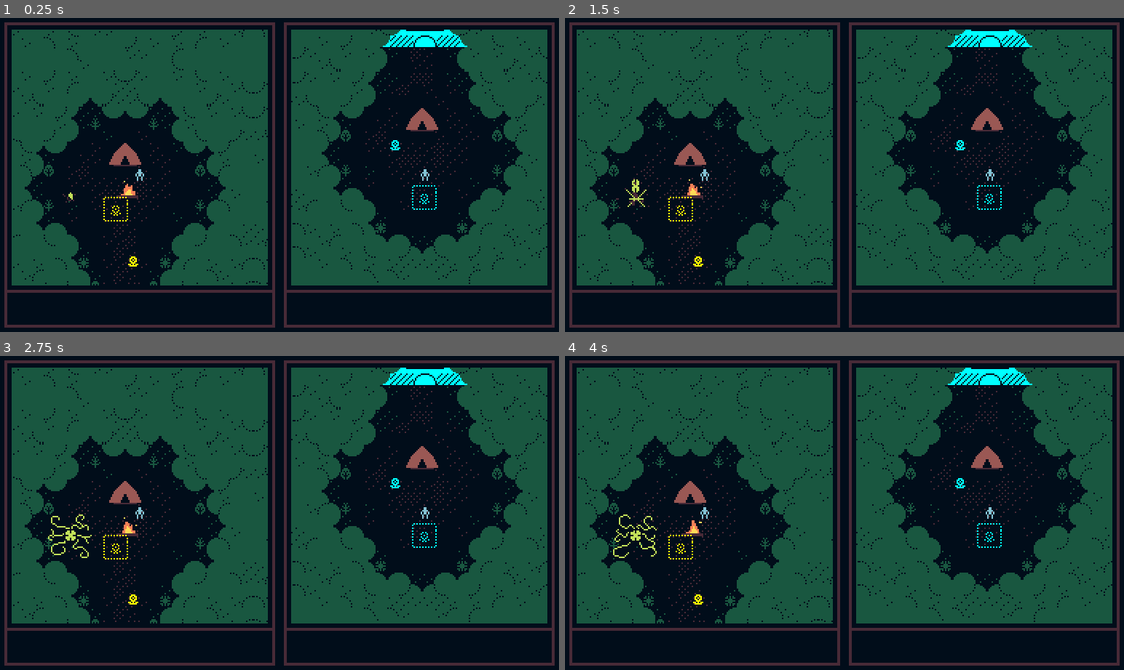
Above: before the commit, frames 1-4 (two rows, left to right).
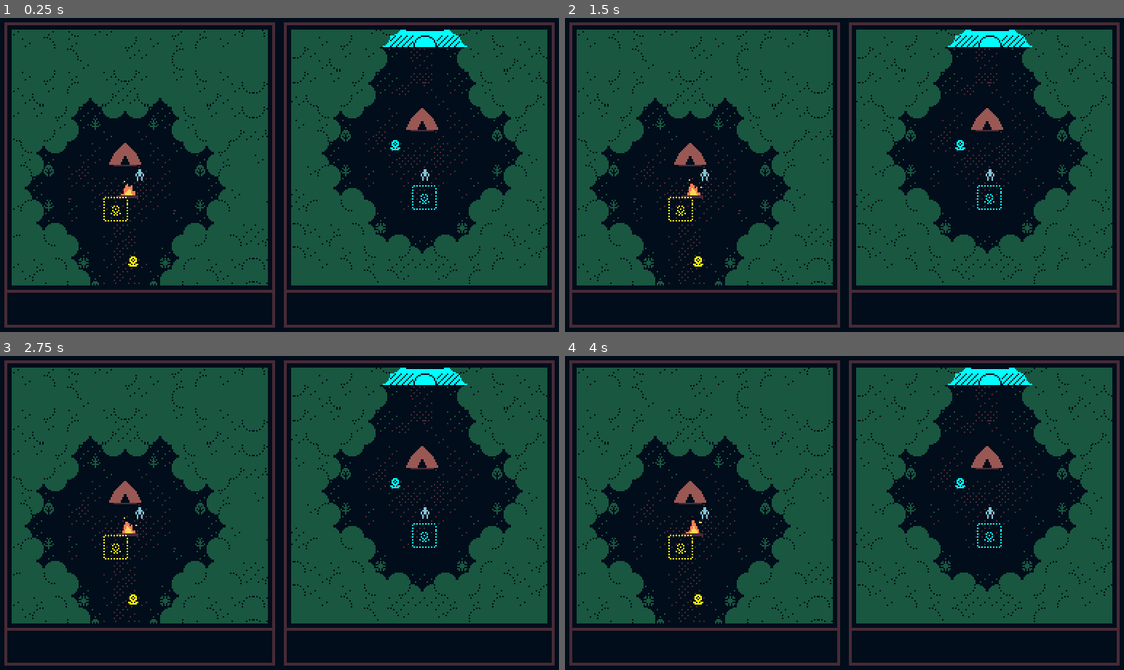
Above: after the commit, the same moments.

Repository: FablabMurat/LostSpring
Game: Godot game, scene res://Scenes/main.tscn
Two runs of this game, one before a commit and one after it. Both use one fixed random seed, a clock stepped at 60 frames per second and the inputs below.
Inputs:
- Up to frame 1 (0.25 s): no input
- Up to frame 2 (1.5 s): tap Enter at 0.5 s
- Up to frame 3 (2.75 s): no input
- Up to frame 4 (4 s): tap Space at 2.75 s

The runs differ from the first frame. In frame 1, less than 0.1% of the frame differs, in the area x 11-77%, y 20-62%; in frame 2, 0.1%; in frame 3, 0.2%, in the area x 8-77%, y 20-65%; in frame 4, 0.2%.
Error after the commit: Parse Error: Expected identifier after "." for attribute access. (res://Scripts/player.gd:114)

Commit message:
fix the monster to have mutltiple instances

Diff:
--- /dev/null
+++ b/lostspring-Godot/Assets/Sprites/Animations/text.tres
@@ -0,0 +1,32 @@
+[gd_resource type="SpriteFrames" load_steps=5 format=3 uid="uid://c3uqoiwn8p5ok"]
+
+[ext_resource type="Texture2D" uid="uid://c80q1g71jmaq1" path="res://Assets/Sprites/playerFrame192x216.png" id="1_juprj"]
+
+[sub_resource type="AtlasTexture" id="AtlasTexture_nngk0"]
+atlas = ExtResource("1_juprj")
+region = Rect2(0, 0, 192, 216)
+
+[sub_resource type="AtlasTexture" id="AtlasTexture_daacq"]
+atlas = ExtResource("1_juprj")
+region = Rect2(192, 0, 192, 216)
+
+[sub_resource type="AtlasTexture" id="AtlasTexture_22bth"]
+atlas = ExtResource("1_juprj")
+region = Rect2(384, 0, 192, 216)
+
+[resource]
+animations = [{
+"frames": [{
+"duration": 1.0,
+"texture": SubResource("AtlasTexture_nngk0")
+}, {
+"duration": 1.0,
+"texture": SubResource("AtlasTexture_daacq")
+}, {
+"duration": 1.0,
+"texture": SubResource("AtlasTexture_22bth")
+}],
+"loop": true,
+"name": &"default",
+"speed": 5.0
+}]
--- a/lostspring-Godot/Scenes/level_1.tscn
+++ b/lostspring-Godot/Scenes/level_1.tscn
@@ -24,6 +24,9 @@
 [node name="Player2" parent="." instance=ExtResource("1_dehm5")]
 position = Vector2(472, 4688)
 speed = 100
+
+[node name="Timer" type="Timer" parent="Player2"]
+wait_time = 0.2
 
 [node name="flowerHolderYellow" parent="." instance=ExtResource("3_1edhd")]
 position = Vector2(448, 96)
@@ -125,13 +128,26 @@
 position = Vector2(432, 104)
 script = ExtResource("5_0fg1x")
 
+[node name="Monster2" parent="." instance=ExtResource("7_8u10c")]
+z_index = 1
+position = Vector2(504, 112)
+script = ExtResource("5_0fg1x")
+
+[node name="Monster3" parent="." instance=ExtResource("7_8u10c")]
+z_index = 1
+position = Vector2(472, 4624)
+script = ExtResource("5_0fg1x")
+
 [node name="Terrain1" parent="." instance=ExtResource("7_a2lme")]
 z_index = -2
 texture_filter = 1
 position = Vector2(544, 2496)
+metadata/_edit_lock_ = true
 
 [connection signal="timeout" from="Player1/Timer" to="Player1" method="_on_timer_timeout"]
+[connection signal="timeout" from="Player2/Timer" to="Player2" method="_on_timer_timeout"]
 [connection signal="_entered" from="flowerHolderYellow" to="Player1" method="_on_flower_holder__entered"]
+[connection signal="_entered" from="flowerHolderYellow" to="Player2" method="_on_flower_holder_yellow__entered"]
 [connection signal="body_entered" from="flowerHolderYellow" to="flowerHolderYellow" method="_on_body_entered"]
 [connection signal="_entered" from="FlowerYellow" to="Player1" method="_on_flower_yellow__entered"]
 [connection signal="body_entered" from="FlowerYellow" to="FlowerYellow" method="_on_body_entered"]
@@ -164,6 +180,20 @@
 [connection signal="_entered" from="flowerHolderSky_Blue" to="Player1" method="_on_flower_holder__entered"]
 [connection signal="body_entered" from="flowerHolderSky_Blue" to="flowerHolderSky_Blue" method="_on_body_entered"]
 [connection signal="_entered" from="Monster" to="Player1" method="_on_monster__entered"]
+[connection signal="_entered" from="Monster" to="Player2" method="_on_monster__entered"]
 [connection signal="_exited" from="Monster" to="Player1" method="_on_monster__exited"]
+[connection signal="_exited" from="Monster" to="Player2" method="_on_monster__exited"]
 [connection signal="body_entered" from="Monster" to="Monster" method="_on_body_entered"]
 [connection signal="body_exited" from="Monster" to="Monster" method="_on_body_exited"]
+[connection signal="_entered" from="Monster2" to="Player1" method="_on_monster__entered"]
+[connection signal="_entered" from="Monster2" to="Player2" method="_on_monster__entered"]
+[connection signal="_exited" from="Monster2" to="Player1" method="_on_monster__exited"]
+[connection signal="_exited" from="Monster2" to="Player2" method="_on_monster__exited"]
+[connection signal="body_entered" from="Monster2" to="Monster2" method="_on_body_entered"]
+[connection signal="body_exited" from="Monster2" to="Monster2" method="_on_body_exited"]
+[connection signal="_entered" from="Monster3" to="Player1" method="_on_monster__entered"]
+[connection signal="_entered" from="Monster3" to="Player2" method="_on_monster__entered"]
+[connection signal="_exited" from="Monster3" to="Player1" method="_on_monster__exited"]
+[connection signal="_exited" from="Monster3" to="Player2" method="_on_monster__exited"]
+[connection signal="body_entered" from="Monster3" to="Monster3" method="_on_body_entered"]
+[connection signal="body_exited" from="Monster3" to="Monster3" method="_on_body_exited"]
--- a/lostspring-Godot/Scenes/monster.tscn
+++ b/lostspring-Godot/Scenes/monster.tscn
@@ -18,7 +18,7 @@
 shape = SubResource("RectangleShape2D_6so1k")
 
 [node name="Timer" type="Timer" parent="."]
-wait_time = 1.89
+wait_time = 2.0
 one_shot = true
 
 [connection signal="timeout" from="Timer" to="monsterSprite" method="_on_timer_timeout"]
--- a/lostspring-Godot/Scenes/monster_sprite.gd
+++ b/lostspring-Godot/Scenes/monster_sprite.gd
@@ -6,6 +6,13 @@
 	if self.frame == 20 && self.animation == "PopUp":
 		self.animation = "Idle"
 		$"../Timer".start()
+	elif self.frame == 9 && self.animation == "PopDown":
+		self.animation = "PopUp"
+		self.stop()
+		$"../Timer".stop()
+	else:
+		pass
 
 func _on_timer_timeout() -> void:
-	self.animation = "PopDown"
+	if self.animation == "Idle":
+		self.animation = "PopDown"
--- a/lostspring-Godot/Scripts/player.gd
+++ b/lostspring-Godot/Scripts/player.gd
@@ -6,7 +6,7 @@
 @onready var playerSprite = $AnimatedSprite2D
 var grabbedFlowerColor = ["none","none"]
 @onready var playerNumber = int(self.name.substr(6,-1))
-@onready var respawnPosition = [Vector2.ZERO,Vector2.ZERO]
+@onready var respawnPosition = Vector2.ZERO
 var playerIsOnMonster = false
 var animatedMonster
 var playerDeadBlind = 10
@@ -20,8 +20,8 @@
 		var num: int = num_str.right(num_str.length()-9).to_int()
 		arrayInput[i] = arrayInput[i] + str(num)
 
-	respawnPosition[playerNumber-1] = Vector2(self.position)
-
+	respawnPosition = Vector2(self.position)
+	print("respawn point start " + "player" + str(playerNumber) +" " + str(respawnPosition))
 func _physics_process(delta):
 
 	var direction = Vector2(0,0)
@@ -53,9 +53,12 @@
 	move_and_slide()
 
 	if playerIsOnMonster && animatedMonster.animation == "Idle":
-		self.position = respawnPosition[playerNumber-1]
+		self.position = respawnPosition
 		playerDeath.emit(self,self.position)
 		$Timer.start()
+		animatedMonster.animation = "PopUp"
+		playerIsOnMonster = false
+
 
 
 
@@ -84,23 +87,31 @@
 		var currentDoorSprite = get_node(str(currentDoor.get_path()) + "/doorSprite")
 		currentDoorSprite.play()
 		grabbedFlowerColor[playerNumber-1] = "colorName"
-		respawnPosition[playerNumber-1] = body.position
+		respawnPosition = body.position
 
 
 
 func _on_monster__entered(monsterName: Variant,body) -> void:
 	var monsterPath = monsterName.get_path()
-	playerIsOnMonster = true
-	print("monster entered")
-	animatedMonster = get_node(str(monsterPath) + "/monsterSprite")
-	animatedMonster.speed_scale = 1
-	animatedMonster.play()
-	print("player number" + self.name + str(respawnPosition[playerNumber -1]))
+	var currentPlayerNumber  = int(body.name.substr(6,-1))
+	if playerNumber == currentPlayerNumber:
+		playerIsOnMonster = true
+		print("monster entered by player " + str(currentPlayerNumber))
+		animatedMonster = get_node(str(monsterPath) + "/monsterSprite")
+
+		if animatedMonster.is_playing() == false:
+			animatedMonster.animation = "PopUp"
+		animatedMonster.speed_scale = 1
+		animatedMonster.play()
+		print("player number" + body.name + str(respawnPosition))
 
 
 func _on_monster__exited(monsterName: Variant, body: Variant) -> void:
-	playerIsOnMonster = false
-
+	var currentPlayerNumber  = int(body.name.substr(6,-1))
+	if currentPlayerNumber == playerNumber:
+		playerIsOnMonster = false
+func chooseFrameText(int):
+	get_tree().
 
 func _on_timer_timeout() -> void:
 	if playerDeadBlind != 0:
@@ -109,4 +120,5 @@
 		self.visible = !self.visible
 	else:
 		playerDeadBlind = 10
+
 		$Timer.stop()
